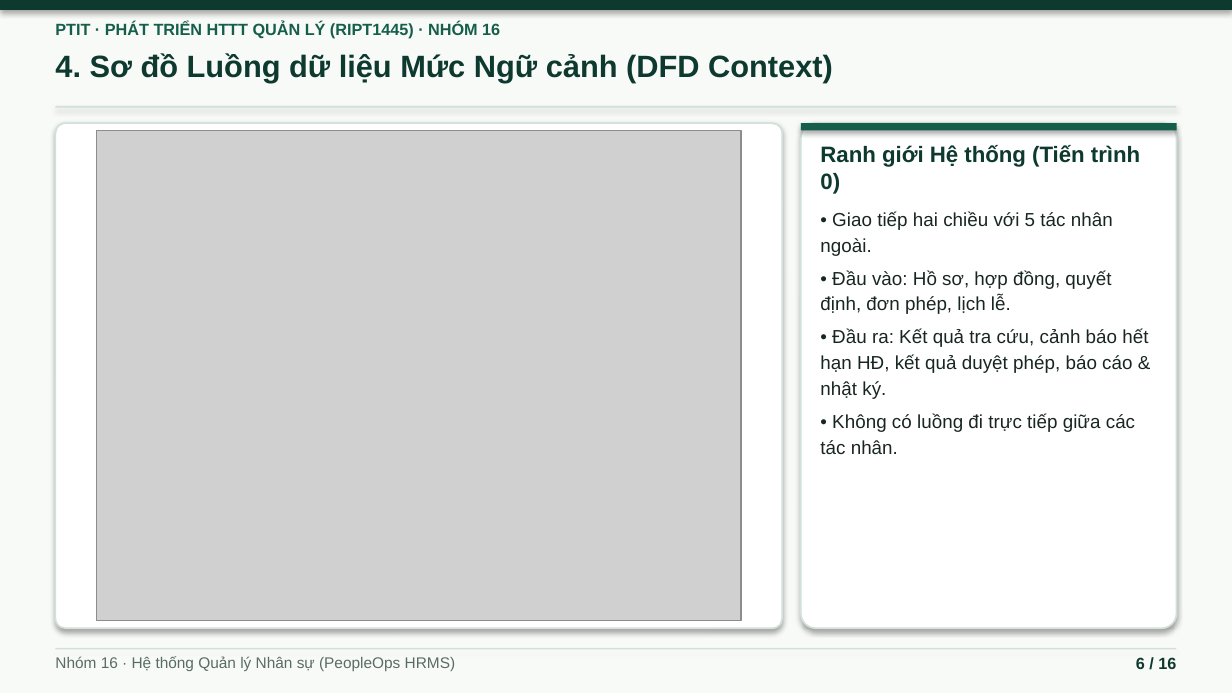
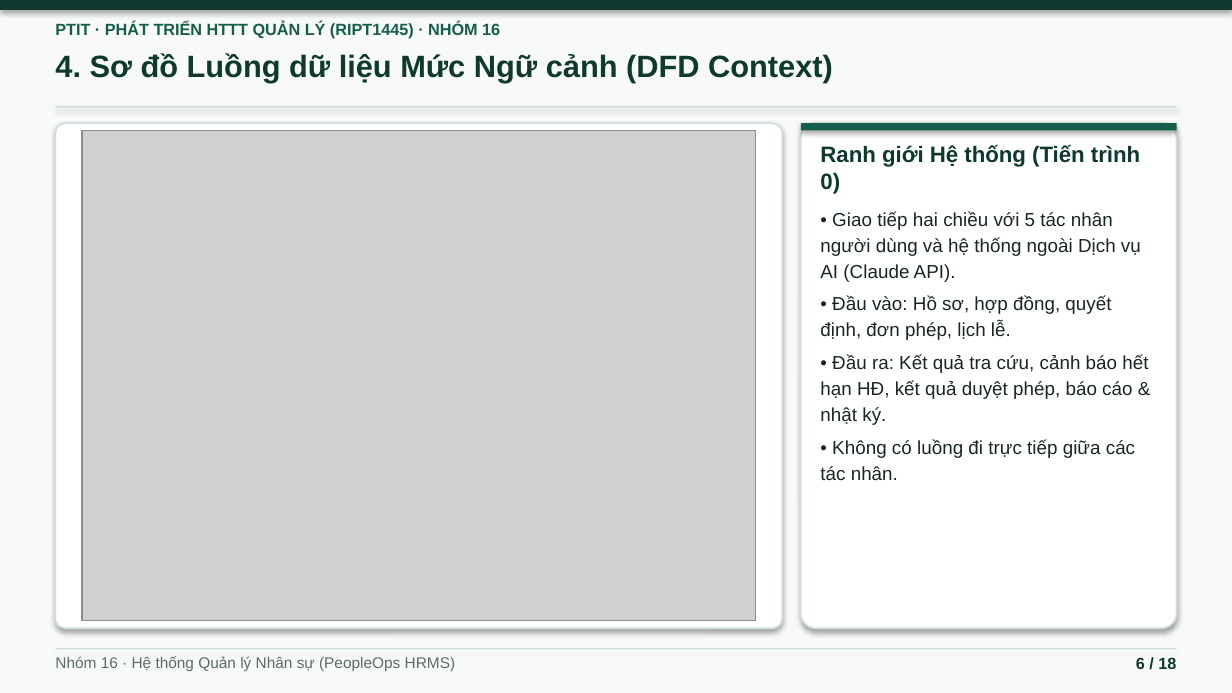
Before and after one commit to ninhduo263/human-resource-management-system, a slide deck: slide 6 of bao-cao/BAO_CAO_HTTTQL_Nhom16.pptx. Drawn at 1232x693 pixels with LibreOffice and Linux fonts; fonts in the diff are those of the drawing; grey boxes stand for pictures. Boxes give left, top, right and bottom in pixels: in the first picture for what was removed or moved away, otherwise in the second. Text is boxed around its words. In the diff, an @@ line names an element or a change of style, - is before the commit and + after.

```diff
--- a/bao-cao/BAO_CAO_HTTTQL_Nhom16.pptx
+++ b/bao-cao/BAO_CAO_HTTTQL_Nhom16.pptx
@@ picture: place and size @@
-picture at bbox=[97, 131, 742, 621]
+picture at bbox=[83, 131, 756, 621]
@@ text at bbox=[820, 211, 1141, 282]: text changed @@
-• Giao tiếp hai chiều với 5 tác nhân ngoài.
+• Giao tiếp hai chiều với 5 tác nhân người dùng và hệ thống ngoài Dịch vụ AI (Claude API).
```
Also in this commit, not shown: 14 other slides changed, 2 slides added, 31 other files.
